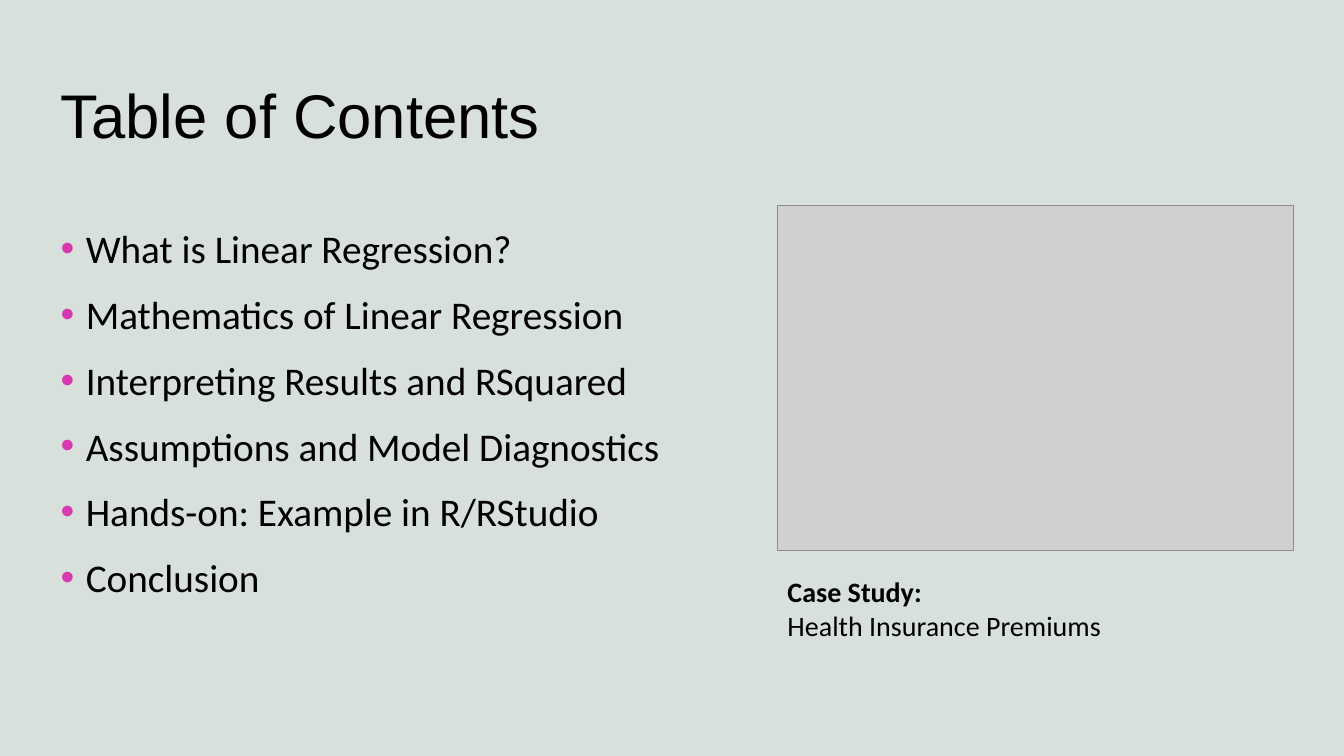
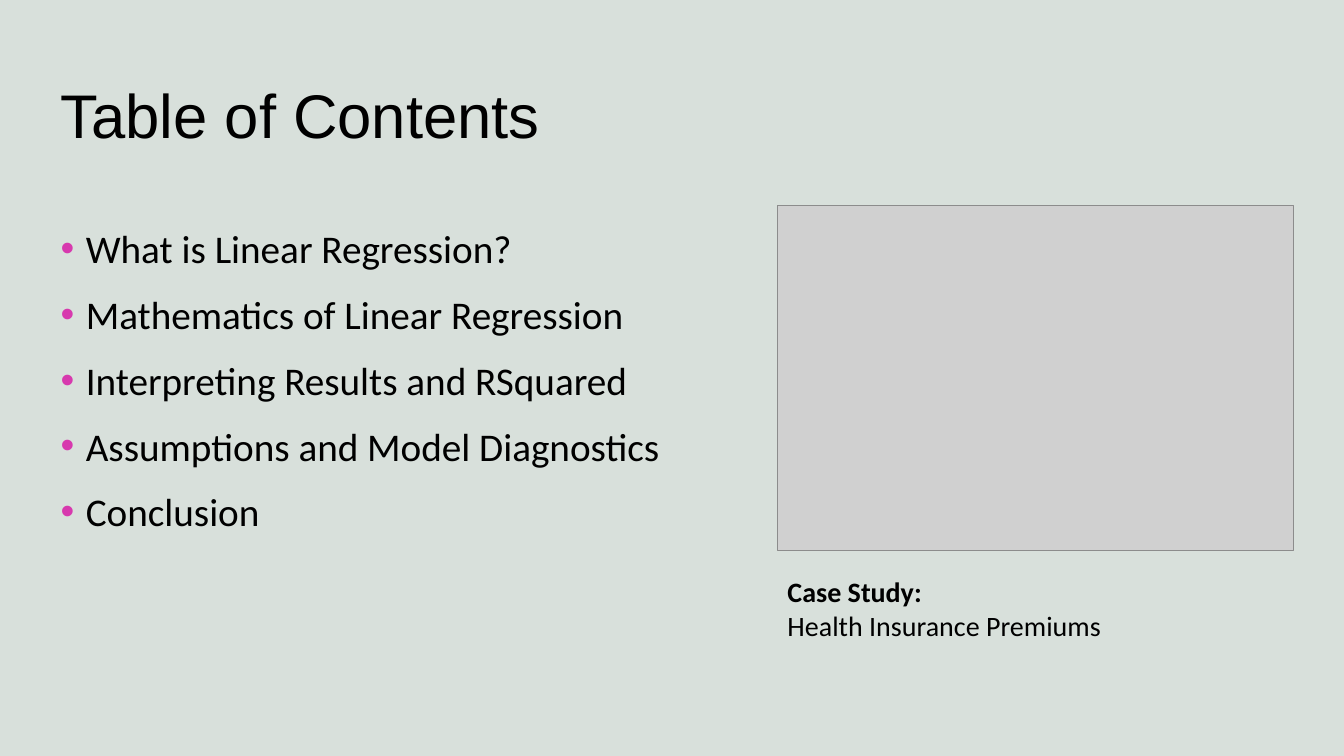
Before and after one commit to harshvardhaniimi/linear-regression, a slide deck: slide 2 of Slides.pptx. Drawn at 1344x756 pixels with LibreOffice and Linux fonts; fonts in the diff are those of the drawing; grey boxes stand for pictures; background and template pictures are left out. Boxes give left, top, right and bottom in pixels: in the first picture for what was removed or moved away, otherwise in the second. Text is boxed around its words. In the diff, an @@ line names an element or a change of style, - is before the commit and + after.

```diff
--- a/Slides.pptx
+++ b/Slides.pptx
@@ text at box(86, 498, 599, 533): paragraph removed @@
-• Hands-on: Example in R/RStudio
```
Also in this commit, not shown: 4 other slides changed, 1 other file.
